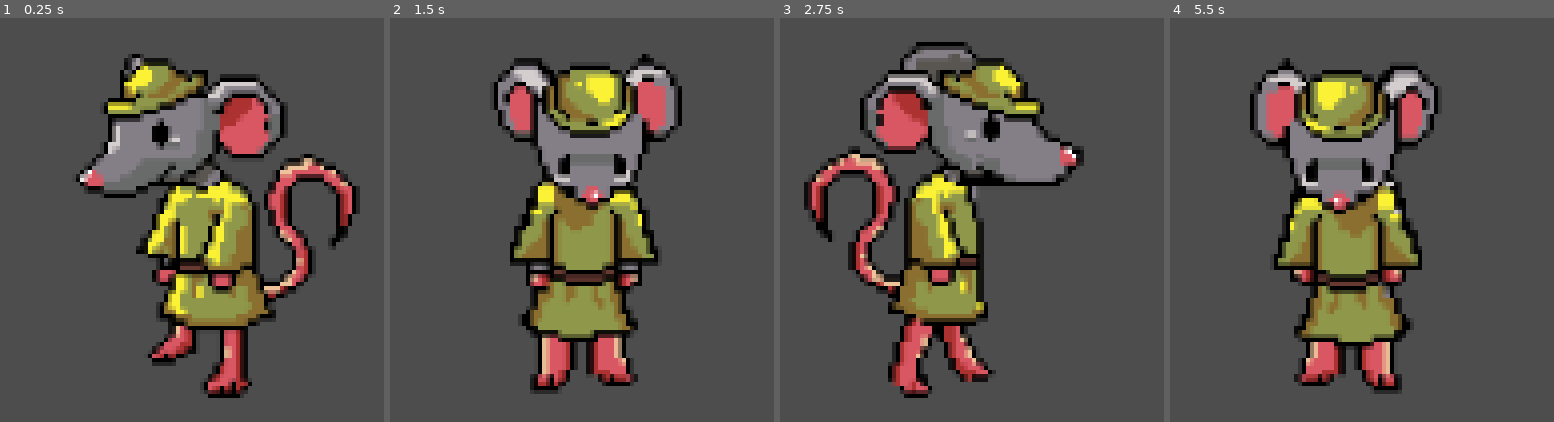
Above: before the commit, frames 1-4 (left to right).
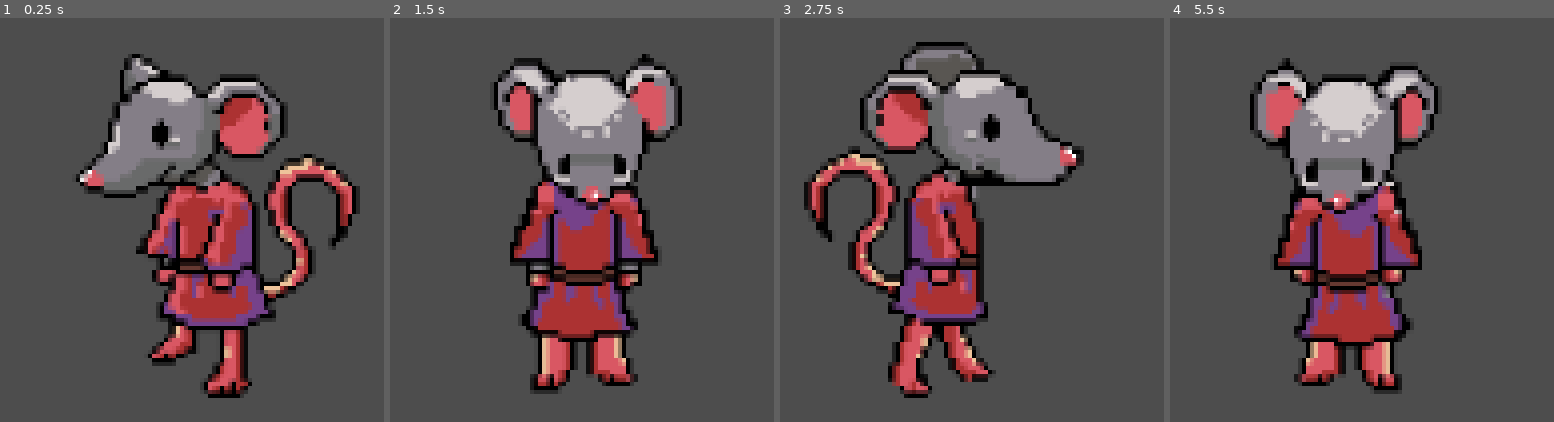
Above: after the commit, the same moments.

Repository: 0xspiderr/itec-2026
Game: Godot game, scene res://_rat/rat.tscn
The game is run twice, just before and just after one commit, with the same random seed, the same clock (stepped at 60 frames per second) and the same inputs. This scene is started directly instead of the project's main scene.
Inputs:
- Up to frame 1 (0.25 s): no input
- Up to frame 2 (1.5 s): hold D (right) 0.53-1.28 s; hold Down (down) from 1.28 s (still down)
- Up to frame 3 (2.75 s): release Down (down) at 2.03 s; hold D (right) from 2.03 s (still down)
- Up to frame 4 (5.5 s): release D (right) at 2.78 s; hold W (up) 2.78-3.53 s; hold A (left) 3.53-5.03 s; hold Down (down) from 5.03 s (still down)

The runs differ from the first frame. In frame 1, 9.8% of the frame differs, in the area x 27-70%, y 9-77%; in frame 2, 11%; in frame 3, 8.0%; in frame 4, 12%, in the area x 28-65%, y 12-81%.

Commit message:
added: sprite frame variations and sync

Diff:
--- a/_level/level_1.tscn
+++ b/_level/level_1.tscn
@@ -2,9 +2,12 @@
 
 [ext_resource type="Texture2D" uid="uid://bydh5cqb6r4py" path="res://icon.svg" id="1_42i0l"]
 [ext_resource type="Script" uid="uid://bcdqsxsl18nyn" path="res://_level/level_manager.gd" id="1_xtfeo"]
+[ext_resource type="SpriteFrames" uid="uid://cqx3n6ovknur7" path="res://_rat/sprite_anim_resources/rat_variation_1.tres" id="2_7epgt"]
+[ext_resource type="SpriteFrames" uid="uid://cpe0b7qnsks6c" path="res://_rat/sprite_anim_resources/rat_variation_2.tres" id="3_xmt5o"]
 
 [node name="Level1" type="Node2D" unique_id=1302037982]
 script = ExtResource("1_xtfeo")
+player_sprite_frames = Array[SpriteFrames]([ExtResource("2_7epgt"), ExtResource("3_xmt5o")])
 
 [node name="PlayerSpawner" type="MultiplayerSpawner" parent="." unique_id=503721255]
 _spawnable_scenes = PackedStringArray("uid://do03p4467dnyq")
--- a/_level/level_manager.gd
+++ b/_level/level_manager.gd
@@ -15,10 +15,13 @@
 		return
 
 	var spawns = spawn_points.get_children()
+	var index: int = 0
 	for id in NetworkManager.peers:
 		var new_rat = RAT.instantiate() as RatController
 		var spawn_point = spawns.pop_front()
 		new_rat.position = spawn_point.position
 		new_rat.name = str(id)
 		new_rat.player_id = id
+		new_rat.sprite_frame_index = index
+		index += 1
 		players.add_child(new_rat, true)
--- a/_rat/rat.gd
+++ b/_rat/rat.gd
@@ -6,15 +6,20 @@
 		# set input authority to the local player
 		player_id = id
 		%InputComponent.set_multiplayer_authority(id)
+@export var sprite_frame_index: int = 0
 
 const SPEED = 300.0
 
 @onready var camera_2d: Camera2D = $Camera2D
 @onready var input_component: InputComponent = $InputComponent
 @onready var animated_sprite_2d: AnimatedSprite2D = $AnimatedSprite2D
+@export var player_sprite_frames: Array[SpriteFrames]
 
 
 func _ready() -> void:
+	var sprite_frame = player_sprite_frames.get(sprite_frame_index)
+	if sprite_frame:
+		animated_sprite_2d.sprite_frames = sprite_frame
 	if multiplayer.get_unique_id() == player_id:
 		camera_2d.make_current()
 
@@ -32,13 +37,13 @@
 		animated_sprite_2d.play(&"idle")
 	elif input_component.direction == Vector2.LEFT:
 		animated_sprite_2d.flip_h = false
-		animated_sprite_2d.play(&"move_left")
+		animated_sprite_2d.play(&"walk_left")
 	elif input_component.direction == Vector2.RIGHT:
 		animated_sprite_2d.flip_h = true
-		animated_sprite_2d.play(&"move_left")
+		animated_sprite_2d.play(&"walk_left")
 	elif input_component.direction == Vector2.DOWN:
-		animated_sprite_2d.play(&"move_down")
+		animated_sprite_2d.play(&"walk_down")
 	elif input_component.direction == Vector2.UP:
-		animated_sprite_2d.play(&"move_up")
+		animated_sprite_2d.play(&"walk_up")
 
 	velocity = input_component.direction * SPEED
--- a/_rat/rat.tscn
+++ b/_rat/rat.tscn
@@ -1,11 +1,11 @@
 [gd_scene format=3 uid="uid://do03p4467dnyq"]
 
 [ext_resource type="Script" uid="uid://xgkeerdb0kaa" path="res://_rat/rat.gd" id="1_1meta"]
+[ext_resource type="SpriteFrames" uid="uid://cpe0b7qnsks6c" path="res://_rat/sprite_anim_resources/rat_variation_2.tres" id="2_5e2gr"]
 [ext_resource type="PackedScene" uid="uid://bquiyipfeqd1c" path="res://_rat/_components/input_component.tscn" id="2_n77cq"]
-[ext_resource type="Texture2D" uid="uid://djavocqb08ay8" path="res://Assets/Rat_animations/rat_variant_1_idle.png" id="3_n77cq"]
-[ext_resource type="Texture2D" uid="uid://c2ae0pokj54gv" path="res://Assets/Rat_animations/rat_variant_1_walk_left.png" id="4_5e2gr"]
-[ext_resource type="Texture2D" uid="uid://0588wwdwvbrf" path="res://Assets/Rat_animations/rat_variant_1_walk_down.png" id="4_dwesx"]
-[ext_resource type="Texture2D" uid="uid://bnfd6cmhwid8m" path="res://Assets/Rat_animations/rat_variant_1_walk_up.png" id="6_ccay7"]
+[ext_resource type="SpriteFrames" uid="uid://cqx3n6ovknur7" path="res://_rat/sprite_anim_resources/rat_variation_1.tres" id="3_n77cq"]
+[ext_resource type="SpriteFrames" uid="uid://dme4hayoxj766" path="res://_rat/sprite_anim_resources/rat_variation_3.tres" id="4_dwesx"]
+[ext_resource type="SpriteFrames" uid="uid://dthuknug4ko18" path="res://_rat/sprite_anim_resources/rat_variation_4.tres" id="5_ccay7"]
 
 [sub_resource type="SceneReplicationConfig" id="SceneReplicationConfig_1meta"]
 properties/0/path = NodePath(".:position")
@@ -13,7 +13,7 @@
 properties/0/replication_mode = 1
 properties/1/path = NodePath(".:player_id")
 properties/1/spawn = true
-properties/1/replication_mode = 1
+properties/1/replication_mode = 2
 properties/2/path = NodePath(".:velocity")
 properties/2/spawn = false
 properties/2/replication_mode = 1
@@ -23,141 +23,9 @@
 properties/4/path = NodePath("AnimatedSprite2D:flip_h")
 properties/4/spawn = false
 properties/4/replication_mode = 2
-
-[sub_resource type="AtlasTexture" id="AtlasTexture_5e2gr"]
-atlas = ExtResource("3_n77cq")
-region = Rect2(0, 0, 64, 64)
-
-[sub_resource type="AtlasTexture" id="AtlasTexture_amy1m"]
-atlas = ExtResource("3_n77cq")
-region = Rect2(64, 0, 64, 64)
-
-[sub_resource type="AtlasTexture" id="AtlasTexture_dwesx"]
-atlas = ExtResource("3_n77cq")
-region = Rect2(128, 0, 64, 64)
-
-[sub_resource type="AtlasTexture" id="AtlasTexture_ccay7"]
-atlas = ExtResource("3_n77cq")
-region = Rect2(192, 0, 64, 64)
-
-[sub_resource type="AtlasTexture" id="AtlasTexture_3vrlc"]
-atlas = ExtResource("4_dwesx")
-region = Rect2(0, 0, 64, 64)
-
-[sub_resource type="AtlasTexture" id="AtlasTexture_eh7kd"]
-atlas = ExtResource("4_dwesx")
-region = Rect2(64, 0, 64, 64)
-
-[sub_resource type="AtlasTexture" id="AtlasTexture_3vrsw"]
-atlas = ExtResource("4_dwesx")
-region = Rect2(128, 0, 64, 64)
-
-[sub_resource type="AtlasTexture" id="AtlasTexture_dfxnk"]
-atlas = ExtResource("4_dwesx")
-region = Rect2(192, 0, 64, 64)
-
-[sub_resource type="AtlasTexture" id="AtlasTexture_6heo1"]
-atlas = ExtResource("4_5e2gr")
-region = Rect2(0, 0, 64, 64)
-
-[sub_resource type="AtlasTexture" id="AtlasTexture_7etsa"]
-atlas = ExtResource("4_5e2gr")
-region = Rect2(64, 0, 64, 64)
-
-[sub_resource type="AtlasTexture" id="AtlasTexture_eolgc"]
-atlas = ExtResource("4_5e2gr")
-region = Rect2(128, 0, 64, 64)
-
-[sub_resource type="AtlasTexture" id="AtlasTexture_ujpoh"]
-atlas = ExtResource("4_5e2gr")
-region = Rect2(192, 0, 64, 64)
-
-[sub_resource type="AtlasTexture" id="AtlasTexture_7fbow"]
-atlas = ExtResource("6_ccay7")
-region = Rect2(0, 0, 64, 64)
-
-[sub_resource type="AtlasTexture" id="AtlasTexture_pg4ac"]
-atlas = ExtResource("6_ccay7")
-region = Rect2(64, 0, 64, 64)
-
-[sub_resource type="AtlasTexture" id="AtlasTexture_5whko"]
-atlas = ExtResource("6_ccay7")
-region = Rect2(128, 0, 64, 64)
-
-[sub_resource type="AtlasTexture" id="AtlasTexture_s8plx"]
-atlas = ExtResource("6_ccay7")
-region = Rect2(192, 0, 64, 64)
-
-[sub_resource type="SpriteFrames" id="SpriteFrames_6heo1"]
-animations = [{
-"frames": [{
-"duration": 1.0,
-"texture": SubResource("AtlasTexture_5e2gr")
-}, {
-"duration": 1.0,
-"texture": SubResource("AtlasTexture_amy1m")
-}, {
-"duration": 1.0,
-"texture": SubResource("AtlasTexture_dwesx")
-}, {
-"duration": 1.0,
-"texture": SubResource("AtlasTexture_ccay7")
-}],
-"loop": true,
-"name": &"idle",
-"speed": 5.0
-}, {
-"frames": [{
-"duration": 1.0,
-"texture": SubResource("AtlasTexture_3vrlc")
-}, {
-"duration": 1.0,
-"texture": SubResource("AtlasTexture_eh7kd")
-}, {
-"duration": 1.0,
-"texture": SubResource("AtlasTexture_3vrsw")
-}, {
-"duration": 1.0,
-"texture": SubResource("AtlasTexture_dfxnk")
-}],
-"loop": true,
-"name": &"move_down",
-"speed": 5.0
-}, {
-"frames": [{
-"duration": 1.0,
-"texture": SubResource("AtlasTexture_6heo1")
-}, {
-"duration": 1.0,
-"texture": SubResource("AtlasTexture_7etsa")
-}, {
-"duration": 1.0,
-"texture": SubResource("AtlasTexture_eolgc")
-}, {
-"duration": 1.0,
-"texture": SubResource("AtlasTexture_ujpoh")
-}],
-"loop": true,
-"name": &"move_left",
-"speed": 5.0
-}, {
-"frames": [{
-"duration": 1.0,
-"texture": SubResource("AtlasTexture_7fbow")
-}, {
-"duration": 1.0,
-"texture": SubResource("AtlasTexture_pg4ac")
-}, {
-"duration": 1.0,
-"texture": SubResource("AtlasTexture_5whko")
-}, {
-"duration": 1.0,
-"texture": SubResource("AtlasTexture_s8plx")
-}],
-"loop": true,
-"name": &"move_up",
-"speed": 5.0
-}]
+properties/5/path = NodePath(".:sprite_frame_index")
+properties/5/spawn = true
+properties/5/replication_mode = 2
 
 [sub_resource type="CapsuleShape2D" id="CapsuleShape2D_n77cq"]
 radius = 26.0
@@ -165,6 +33,7 @@
 
 [node name="Rat" type="CharacterBody2D" unique_id=814430971]
 script = ExtResource("1_1meta")
+player_sprite_frames = Array[SpriteFrames]([ExtResource("2_5e2gr"), ExtResource("3_n77cq"), ExtResource("4_dwesx"), ExtResource("5_ccay7")])
 
 [node name="ServerSync" type="MultiplayerSynchronizer" parent="." unique_id=1390654973]
 replication_config = SubResource("SceneReplicationConfig_1meta")
@@ -177,9 +46,11 @@
 [node name="AnimatedSprite2D" type="AnimatedSprite2D" parent="." unique_id=1893417312]
 texture_filter = 1
 scale = Vector2(2, 2)
-sprite_frames = SubResource("SpriteFrames_6heo1")
-animation = &"move_down"
+sprite_frames = ExtResource("3_n77cq")
+animation = &"idle"
 autoplay = "idle"
 
 [node name="CollisionShape2D" type="CollisionShape2D" parent="." unique_id=1156681356]
 shape = SubResource("CapsuleShape2D_n77cq")
+
+[node name="Sprite2D" type="Sprite2D" parent="." unique_id=88085821]
--- /dev/null
+++ b/_rat/sprite_anim_resources/rat_variation_1.tres
@@ -0,0 +1,141 @@
+[gd_resource type="SpriteFrames" format=3 uid="uid://cqx3n6ovknur7"]
+
+[ext_resource type="Texture2D" uid="uid://djavocqb08ay8" path="res://Assets/Rat_animations/rat_variant_1_idle.png" id="1_kvxju"]
+[ext_resource type="Texture2D" uid="uid://0588wwdwvbrf" path="res://Assets/Rat_animations/rat_variant_1_walk_down.png" id="2_vjjny"]
+[ext_resource type="Texture2D" uid="uid://c2ae0pokj54gv" path="res://Assets/Rat_animations/rat_variant_1_walk_left.png" id="3_bcj0h"]
+[ext_resource type="Texture2D" uid="uid://bnfd6cmhwid8m" path="res://Assets/Rat_animations/rat_variant_1_walk_up.png" id="4_m6y2i"]
+
+[sub_resource type="AtlasTexture" id="AtlasTexture_eialj"]
+atlas = ExtResource("1_kvxju")
+region = Rect2(0, 0, 64, 64)
+
+[sub_resource type="AtlasTexture" id="AtlasTexture_toyer"]
+atlas = ExtResource("1_kvxju")
+region = Rect2(64, 0, 64, 64)
+
+[sub_resource type="AtlasTexture" id="AtlasTexture_1pkem"]
+atlas = ExtResource("1_kvxju")
+region = Rect2(128, 0, 64, 64)
+
+[sub_resource type="AtlasTexture" id="AtlasTexture_rdq2i"]
+atlas = ExtResource("1_kvxju")
+region = Rect2(192, 0, 64, 64)
+
+[sub_resource type="AtlasTexture" id="AtlasTexture_w8a7u"]
+atlas = ExtResource("2_vjjny")
+region = Rect2(0, 0, 64, 64)
+
+[sub_resource type="AtlasTexture" id="AtlasTexture_nsxik"]
+atlas = ExtResource("2_vjjny")
+region = Rect2(64, 0, 64, 64)
+
+[sub_resource type="AtlasTexture" id="AtlasTexture_qku63"]
+atlas = ExtResource("2_vjjny")
+region = Rect2(128, 0, 64, 64)
+
+[sub_resource type="AtlasTexture" id="AtlasTexture_utudc"]
+atlas = ExtResource("2_vjjny")
+region = Rect2(192, 0, 64, 64)
+
+[sub_resource type="AtlasTexture" id="AtlasTexture_yfpr8"]
+atlas = ExtResource("3_bcj0h")
+region = Rect2(0, 0, 64, 64)
+
+[sub_resource type="AtlasTexture" id="AtlasTexture_0lugh"]
+atlas = ExtResource("3_bcj0h")
+region = Rect2(64, 0, 64, 64)
+
+[sub_resource type="AtlasTexture" id="AtlasTexture_tksc1"]
+atlas = ExtResource("3_bcj0h")
+region = Rect2(128, 0, 64, 64)
+
+[sub_resource type="AtlasTexture" id="AtlasTexture_bkel7"]
+atlas = ExtResource("3_bcj0h")
+region = Rect2(192, 0, 64, 64)
+
+[sub_resource type="AtlasTexture" id="AtlasTexture_6uknl"]
+atlas = ExtResource("4_m6y2i")
+region = Rect2(0, 0, 64, 64)
+
+[sub_resource type="AtlasTexture" id="AtlasTexture_t6u7s"]
+atlas = ExtResource("4_m6y2i")
+region = Rect2(64, 0, 64, 64)
+
+[sub_resource type="AtlasTexture" id="AtlasTexture_rgoho"]
+atlas = ExtResource("4_m6y2i")
+region = Rect2(128, 0, 64, 64)
+
+[sub_resource type="AtlasTexture" id="AtlasTexture_yrepn"]
+atlas = ExtResource("4_m6y2i")
+region = Rect2(192, 0, 64, 64)
+
+[resource]
+animations = [{
+"frames": [{
+"duration": 1.0,
+"texture": SubResource("AtlasTexture_eialj")
+}, {
+"duration": 1.0,
+"texture": SubResource("AtlasTexture_toyer")
+}, {
+"duration": 1.0,
+"texture": SubResource("AtlasTexture_1pkem")
+}, {
+"duration": 1.0,
+"texture": SubResource("AtlasTexture_rdq2i")
+}],
+"loop": true,
+"name": &"idle",
+"speed": 5.0
+}, {
+"frames": [{
+"duration": 1.0,
+"texture": SubResource("AtlasTexture_w8a7u")
+}, {
+"duration": 1.0,
+"texture": SubResource("AtlasTexture_nsxik")
+}, {
+"duration": 1.0,
+"texture": SubResource("AtlasTexture_qku63")
+}, {
+"duration": 1.0,
+"texture": SubResource("AtlasTexture_utudc")
+}],
+"loop": true,
+"name": &"walk_down",
+"speed": 5.0
+}, {
+"frames": [{
+"duration": 1.0,
+"texture": SubResource("AtlasTexture_yfpr8")
+}, {
+"duration": 1.0,
+"texture": SubResource("AtlasTexture_0lugh")
+}, {
+"duration": 1.0,
+"texture": SubResource("AtlasTexture_tksc1")
+}, {
+"duration": 1.0,
+"texture": SubResource("AtlasTexture_bkel7")
+}],
+"loop": true,
+"name": &"walk_left",
+"speed": 5.0
+}, {
+"frames": [{
+"duration": 1.0,
+"texture": SubResource("AtlasTexture_6uknl")
+}, {
+"duration": 1.0,
+"texture": SubResource("AtlasTexture_t6u7s")
+}, {
+"duration": 1.0,
+"texture": SubResource("AtlasTexture_rgoho")
+}, {
+"duration": 1.0,
+"texture": SubResource("AtlasTexture_yrepn")
+}],
+"loop": true,
+"name": &"walk_up",
+"speed": 5.0
+}]
--- /dev/null
+++ b/_rat/sprite_anim_resources/rat_variation_2.tres
@@ -0,0 +1,141 @@
+[gd_resource type="SpriteFrames" format=3 uid="uid://cpe0b7qnsks6c"]
+
+[ext_resource type="Texture2D" uid="uid://cxdhae3l610i8" path="res://Assets/Rat_animations/rat_variant_2_idle.png" id="1_psk7e"]
+[ext_resource type="Texture2D" uid="uid://dql7pmhqo8ri3" path="res://Assets/Rat_animations/rat_variant_2_walk_down.png" id="2_jc68m"]
+[ext_resource type="Texture2D" uid="uid://b4ba7w6i70mmk" path="res://Assets/Rat_animations/rat_variant_2_walk_left.png" id="3_qojsd"]
+[ext_resource type="Texture2D" uid="uid://bwg4x7ew0bn4p" path="res://Assets/Rat_animations/rat_variant_2_walk_up.png" id="4_shl7a"]
+
+[sub_resource type="AtlasTexture" id="AtlasTexture_ewnla"]
+atlas = ExtResource("1_psk7e")
+region = Rect2(0, 0, 64, 64)
+
+[sub_resource type="AtlasTexture" id="AtlasTexture_i2yki"]
+atlas = ExtResource("1_psk7e")
+region = Rect2(64, 0, 64, 64)
+
+[sub_resource type="AtlasTexture" id="AtlasTexture_2qdbl"]
+atlas = ExtResource("1_psk7e")
+region = Rect2(128, 0, 64, 64)
+
+[sub_resource type="AtlasTexture" id="AtlasTexture_yxhnl"]
+atlas = ExtResource("1_psk7e")
+region = Rect2(192, 0, 64, 64)
+
+[sub_resource type="AtlasTexture" id="AtlasTexture_crjqo"]
+atlas = ExtResource("2_jc68m")
+region = Rect2(0, 0, 64, 64)
+
+[sub_resource type="AtlasTexture" id="AtlasTexture_xd3uu"]
+atlas = ExtResource("2_jc68m")
+region = Rect2(64, 0, 64, 64)
+
+[sub_resource type="AtlasTexture" id="AtlasTexture_3k5cu"]
+atlas = ExtResource("2_jc68m")
+region = Rect2(128, 0, 64, 64)
+
+[sub_resource type="AtlasTexture" id="AtlasTexture_6v4sf"]
+atlas = ExtResource("2_jc68m")
+region = Rect2(192, 0, 64, 64)
+
+[sub_resource type="AtlasTexture" id="AtlasTexture_5p8cp"]
+atlas = ExtResource("3_qojsd")
+region = Rect2(0, 0, 64, 64)
+
+[sub_resource type="AtlasTexture" id="AtlasTexture_pxh51"]
+atlas = ExtResource("3_qojsd")
+region = Rect2(64, 0, 64, 64)
+
+[sub_resource type="AtlasTexture" id="AtlasTexture_tu1b0"]
+atlas = ExtResource("3_qojsd")
+region = Rect2(128, 0, 64, 64)
+
+[sub_resource type="AtlasTexture" id="AtlasTexture_woxov"]
+atlas = ExtResource("3_qojsd")
+region = Rect2(192, 0, 64, 64)
+
+[sub_resource type="AtlasTexture" id="AtlasTexture_b6k4k"]
+atlas = ExtResource("4_shl7a")
+region = Rect2(0, 0, 64, 64)
+
+[sub_resource type="AtlasTexture" id="AtlasTexture_xds50"]
+atlas = ExtResource("4_shl7a")
+region = Rect2(64, 0, 64, 64)
+
+[sub_resource type="AtlasTexture" id="AtlasTexture_urqe7"]
+atlas = ExtResource("4_shl7a")
+region = Rect2(128, 0, 64, 64)
+
+[sub_resource type="AtlasTexture" id="AtlasTexture_fuqj8"]
+atlas = ExtResource("4_shl7a")
+region = Rect2(192, 0, 64, 64)
+
+[resource]
+animations = [{
+"frames": [{
+"duration": 1.0,
+"texture": SubResource("AtlasTexture_ewnla")
+}, {
+"duration": 1.0,
+"texture": SubResource("AtlasTexture_i2yki")
+}, {
+"duration": 1.0,
+"texture": SubResource("AtlasTexture_2qdbl")
+}, {
+"duration": 1.0,
+"texture": SubResource("AtlasTexture_yxhnl")
+}],
+"loop": true,
+"name": &"idle",
+"speed": 5.0
+}, {
+"frames": [{
+"duration": 1.0,
+"texture": SubResource("AtlasTexture_crjqo")
+}, {
+"duration": 1.0,
+"texture": SubResource("AtlasTexture_xd3uu")
+}, {
+"duration": 1.0,
+"texture": SubResource("AtlasTexture_3k5cu")
+}, {
+"duration": 1.0,
+"texture": SubResource("AtlasTexture_6v4sf")
+}],
+"loop": true,
+"name": &"walk_down",
+"speed": 5.0
+}, {
+"frames": [{
+"duration": 1.0,
+"texture": SubResource("AtlasTexture_5p8cp")
+}, {
+"duration": 1.0,
+"texture": SubResource("AtlasTexture_pxh51")
+}, {
+"duration": 1.0,
+"texture": SubResource("AtlasTexture_tu1b0")
+}, {
+"duration": 1.0,
+"texture": SubResource("AtlasTexture_woxov")
+}],
+"loop": true,
+"name": &"walk_left",
+"speed": 5.0
+}, {
+"frames": [{
+"duration": 1.0,
+"texture": SubResource("AtlasTexture_b6k4k")
+}, {
+"duration": 1.0,
+"texture": SubResource("AtlasTexture_xds50")
+}, {
+"duration": 1.0,
+"texture": SubResource("AtlasTexture_urqe7")
+}, {
+"duration": 1.0,
+"texture": SubResource("AtlasTexture_fuqj8")
+}],
+"loop": true,
+"name": &"walk_up",
+"speed": 5.0
+}]
--- /dev/null
+++ b/_rat/sprite_anim_resources/rat_variation_3.tres
@@ -0,0 +1,141 @@
+[gd_resource type="SpriteFrames" format=3 uid="uid://dme4hayoxj766"]
+
+[ext_resource type="Texture2D" uid="uid://b1uwkrubnre7u" path="res://Assets/Rat_animations/rat_variant_3_idle.png" id="1_ns03w"]
+[ext_resource type="Texture2D" uid="uid://clobw7ogfbcnl" path="res://Assets/Rat_animations/rat_variant_3_walk_down.png" id="2_nb7sb"]
+[ext_resource type="Texture2D" uid="uid://cj0a8dehetuiu" path="res://Assets/Rat_animations/rat_variant_3_walk_left.png" id="3_mwiei"]
+[ext_resource type="Texture2D" uid="uid://cxdtfsj0jq76f" path="res://Assets/Rat_animations/rat_variant_3_walk_up.png" id="4_b6yda"]
+
+[sub_resource type="AtlasTexture" id="AtlasTexture_58e8j"]
+atlas = ExtResource("1_ns03w")
+region = Rect2(0, 0, 64, 64)
+
+[sub_resource type="AtlasTexture" id="AtlasTexture_ga0ad"]
+atlas = ExtResource("1_ns03w")
+region = Rect2(64, 0, 64, 64)
+
+[sub_resource type="AtlasTexture" id="AtlasTexture_yuqch"]
+atlas = ExtResource("1_ns03w")
+region = Rect2(128, 0, 64, 64)
+
+[sub_resource type="AtlasTexture" id="AtlasTexture_837bh"]
+atlas = ExtResource("1_ns03w")
+region = Rect2(192, 0, 64, 64)
+
+[sub_resource type="AtlasTexture" id="AtlasTexture_0mb0x"]
+atlas = ExtResource("2_nb7sb")
+region = Rect2(0, 0, 64, 64)
+
+[sub_resource type="AtlasTexture" id="AtlasTexture_gsb3j"]
+atlas = ExtResource("2_nb7sb")
+region = Rect2(64, 0, 64, 64)
+
+[sub_resource type="AtlasTexture" id="AtlasTexture_dntep"]
+atlas = ExtResource("2_nb7sb")
+region = Rect2(128, 0, 64, 64)
+
+[sub_resource type="AtlasTexture" id="AtlasTexture_swsv1"]
+atlas = ExtResource("2_nb7sb")
+region = Rect2(192, 0, 64, 64)
+
+[sub_resource type="AtlasTexture" id="AtlasTexture_rbxmd"]
+atlas = ExtResource("3_mwiei")
+region = Rect2(0, 0, 64, 64)
+
+[sub_resource type="AtlasTexture" id="AtlasTexture_btxnv"]
+atlas = ExtResource("3_mwiei")
+region = Rect2(64, 0, 64, 64)
+
+[sub_resource type="AtlasTexture" id="AtlasTexture_p81of"]
+atlas = ExtResource("3_mwiei")
+region = Rect2(128, 0, 64, 64)
+
+[sub_resource type="AtlasTexture" id="AtlasTexture_tbdwh"]
+atlas = ExtResource("3_mwiei")
+region = Rect2(192, 0, 64, 64)
+
+[sub_resource type="AtlasTexture" id="AtlasTexture_tevtb"]
+atlas = ExtResource("4_b6yda")
+region = Rect2(0, 0, 64, 64)
+
+[sub_resource type="AtlasTexture" id="AtlasTexture_yleoi"]
+atlas = ExtResource("4_b6yda")
+region = Rect2(64, 0, 64, 64)
+
+[sub_resource type="AtlasTexture" id="AtlasTexture_dqowu"]
+atlas = ExtResource("4_b6yda")
+region = Rect2(128, 0, 64, 64)
+
+[sub_resource type="AtlasTexture" id="AtlasTexture_uj237"]
+atlas = ExtResource("4_b6yda")
+region = Rect2(192, 0, 64, 64)
+
+[resource]
+animations = [{
+"frames": [{
+"duration": 1.0,
+"texture": SubResource("AtlasTexture_58e8j")
+}, {
+"duration": 1.0,
+"texture": SubResource("AtlasTexture_ga0ad")
+}, {
+"duration": 1.0,
+"texture": SubResource("AtlasTexture_yuqch")
+}, {
+"duration": 1.0,
+"texture": SubResource("AtlasTexture_837bh")
+}],
+"loop": true,
+"name": &"idle",
+"speed": 5.0
+}, {
+"frames": [{
+"duration": 1.0,
+"texture": SubResource("AtlasTexture_0mb0x")
+}, {
+"duration": 1.0,
+"texture": SubResource("AtlasTexture_gsb3j")
+}, {
+"duration": 1.0,
+"texture": SubResource("AtlasTexture_dntep")
+}, {
+"duration": 1.0,
+"texture": SubResource("AtlasTexture_swsv1")
+}],
+"loop": true,
+"name": &"walk_down",
+"speed": 5.0
+}, {
+"frames": [{
+"duration": 1.0,
+"texture": SubResource("AtlasTexture_rbxmd")
+}, {
+"duration": 1.0,
+"texture": SubResource("AtlasTexture_btxnv")
+}, {
+"duration": 1.0,
+"texture": SubResource("AtlasTexture_p81of")
+}, {
+"duration": 1.0,
+"texture": SubResource("AtlasTexture_tbdwh")
+}],
+"loop": true,
+"name": &"walk_left",
+"speed": 5.0
+}, {
+"frames": [{
+"duration": 1.0,
+"texture": SubResource("AtlasTexture_tevtb")
+}, {
+"duration": 1.0,
+"texture": SubResource("AtlasTexture_yleoi")
+}, {
+"duration": 1.0,
+"texture": SubResource("AtlasTexture_dqowu")
+}, {
+"duration": 1.0,
+"texture": SubResource("AtlasTexture_uj237")
+}],
+"loop": true,
+"name": &"walk_up",
+"speed": 5.0
+}]
--- /dev/null
+++ b/_rat/sprite_anim_resources/rat_variation_4.tres
@@ -0,0 +1,141 @@
+[gd_resource type="SpriteFrames" format=3 uid="uid://dthuknug4ko18"]
+
+[ext_resource type="Texture2D" uid="uid://b56aw8wol00rs" path="res://Assets/Rat_animations/simple_rat_idle.png" id="1_rodc0"]
+[ext_resource type="Texture2D" uid="uid://hluyc610gnk0" path="res://Assets/Rat_animations/simple_rat_walk_down.png" id="2_pnp1w"]
+[ext_resource type="Texture2D" uid="uid://burav4ummuyd8" path="res://Assets/Rat_animations/simple_rat_walk_left.png" id="3_o6ema"]
+[ext_resource type="Texture2D" uid="uid://dp8fy3prfjr2d" path="res://Assets/Rat_animations/simple_rat_walk_up.png" id="4_eneig"]
+
+[sub_resource type="AtlasTexture" id="AtlasTexture_18opq"]
+atlas = ExtResource("1_rodc0")
+region = Rect2(0, 0, 64, 64)
+
+[sub_resource type="AtlasTexture" id="AtlasTexture_leo3x"]
+atlas = ExtResource("1_rodc0")
+region = Rect2(64, 0, 64, 64)
+
+[sub_resource type="AtlasTexture" id="AtlasTexture_qfwoo"]
+atlas = ExtResource("1_rodc0")
+region = Rect2(128, 0, 64, 64)
+
+[sub_resource type="AtlasTexture" id="AtlasTexture_yukj4"]
+atlas = ExtResource("1_rodc0")
+region = Rect2(192, 0, 64, 64)
+
+[sub_resource type="AtlasTexture" id="AtlasTexture_a0fu1"]
+atlas = ExtResource("2_pnp1w")
+region = Rect2(0, 0, 64, 64)
+
+[sub_resource type="AtlasTexture" id="AtlasTexture_gbbxw"]
+atlas = ExtResource("2_pnp1w")
+region = Rect2(64, 0, 64, 64)
+
+[sub_resource type="AtlasTexture" id="AtlasTexture_xb277"]
+atlas = ExtResource("2_pnp1w")
+region = Rect2(128, 0, 64, 64)
+
+[sub_resource type="AtlasTexture" id="AtlasTexture_5snka"]
+atlas = ExtResource("2_pnp1w")
+region = Rect2(192, 0, 64, 64)
+
+[sub_resource type="AtlasTexture" id="AtlasTexture_8c4vu"]
+atlas = ExtResource("3_o6ema")
+region = Rect2(0, 0, 64, 64)
+
+[sub_resource type="AtlasTexture" id="AtlasTexture_y0cin"]
+atlas = ExtResource("3_o6ema")
+region = Rect2(64, 0, 64, 64)
+
+[sub_resource type="AtlasTexture" id="AtlasTexture_v62nd"]
+atlas = ExtResource("3_o6ema")
+region = Rect2(128, 0, 64, 64)
+
+[sub_resource type="AtlasTexture" id="AtlasTexture_hojxr"]
+atlas = ExtResource("3_o6ema")
+region = Rect2(192, 0, 64, 64)
+
+[sub_resource type="AtlasTexture" id="AtlasTexture_ret5k"]
+atlas = ExtResource("4_eneig")
+region = Rect2(0, 0, 64, 64)
+
+[sub_resource type="AtlasTexture" id="AtlasTexture_tnn6j"]
+atlas = ExtResource("4_eneig")
+region = Rect2(64, 0, 64, 64)
+
+[sub_resource type="AtlasTexture" id="AtlasTexture_gcdvt"]
+atlas = ExtResource("4_eneig")
+region = Rect2(128, 0, 64, 64)
+
+[sub_resource type="AtlasTexture" id="AtlasTexture_ge0th"]
+atlas = ExtResource("4_eneig")
+region = Rect2(192, 0, 64, 64)
+
+[resource]
+animations = [{
+"frames": [{
+"duration": 1.0,
+"texture": SubResource("AtlasTexture_18opq")
+}, {
+"duration": 1.0,
+"texture": SubResource("AtlasTexture_leo3x")
+}, {
+"duration": 1.0,
+"texture": SubResource("AtlasTexture_qfwoo")
+}, {
+"duration": 1.0,
+"texture": SubResource("AtlasTexture_yukj4")
+}],
+"loop": true,
+"name": &"idle",
+"speed": 5.0
+}, {
+"frames": [{
+"duration": 1.0,
+"texture": SubResource("AtlasTexture_a0fu1")
+}, {
+"duration": 1.0,
+"texture": SubResource("AtlasTexture_gbbxw")
+}, {
+"duration": 1.0,
+"texture": SubResource("AtlasTexture_xb277")
+}, {
+"duration": 1.0,
+"texture": SubResource("AtlasTexture_5snka")
+}],
+"loop": true,
+"name": &"walk_down",
+"speed": 5.0
+}, {
+"frames": [{
+"duration": 1.0,
+"texture": SubResource("AtlasTexture_8c4vu")
+}, {
+"duration": 1.0,
+"texture": SubResource("AtlasTexture_y0cin")
+}, {
+"duration": 1.0,
+"texture": SubResource("AtlasTexture_v62nd")
+}, {
+"duration": 1.0,
+"texture": SubResource("AtlasTexture_hojxr")
+}],
+"loop": true,
+"name": &"walk_left",
+"speed": 5.0
+}, {
+"frames": [{
+"duration": 1.0,
+"texture": SubResource("AtlasTexture_ret5k")
+}, {
+"duration": 1.0,
+"texture": SubResource("AtlasTexture_tnn6j")
+}, {
+"duration": 1.0,
+"texture": SubResource("AtlasTexture_gcdvt")
+}, {
+"duration": 1.0,
+"texture": SubResource("AtlasTexture_ge0th")
+}],
+"loop": true,
+"name": &"walk_up",
+"speed": 5.0
+}]
